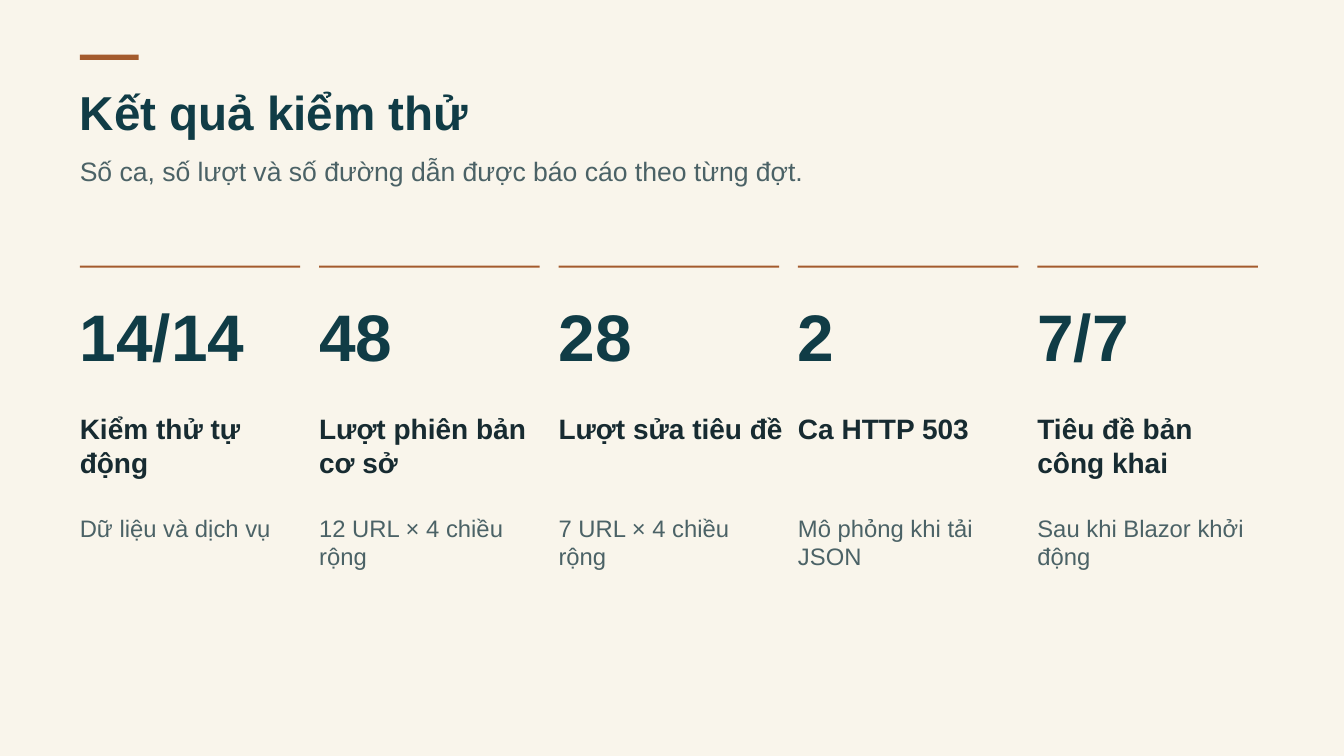
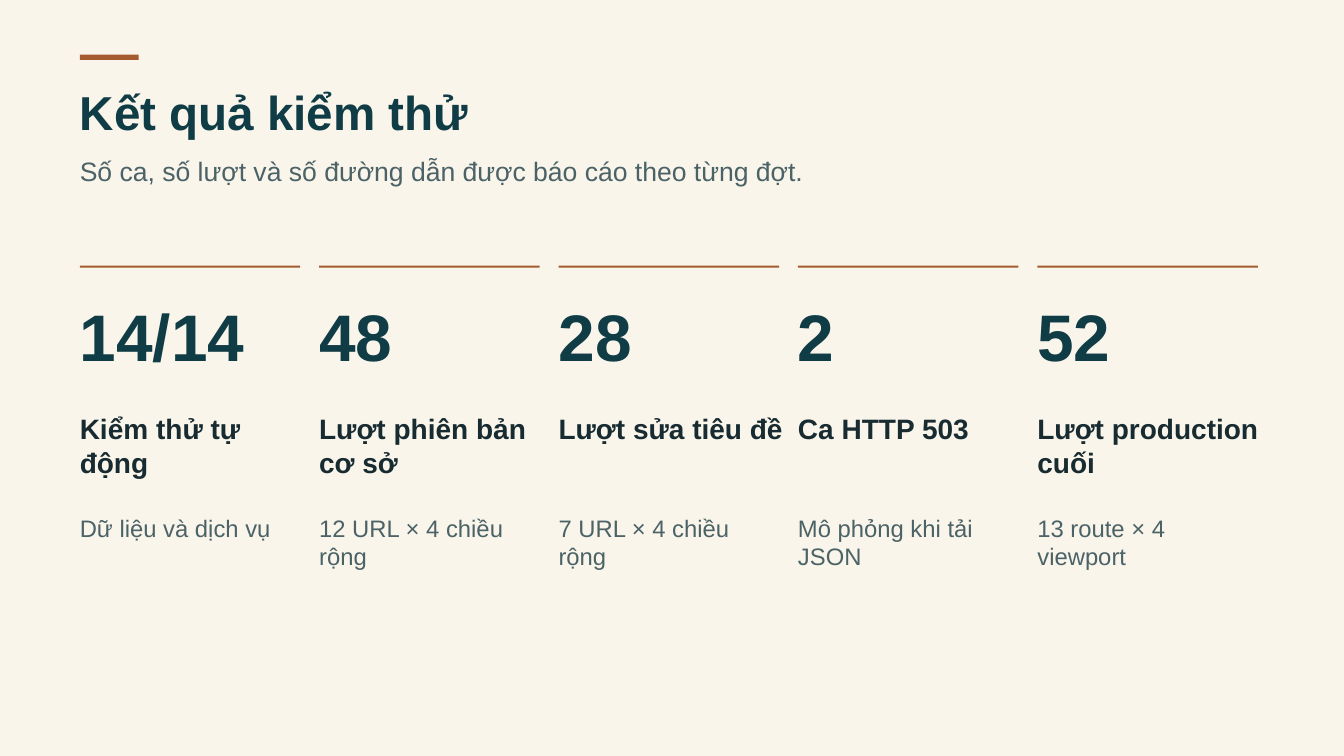
Before and after one commit to anhpham1504/ASPNET-DK25TTC5-lehien-BADONG, a slide deck: slide 12 of thesis/abs/BA-DONG-Coastal-Escape.pptx. Drawn at 1344x756 pixels with LibreOffice and Linux fonts; fonts in the diff are those of the drawing. Boxes give left, top, right and bottom in pixels: in the first picture for what was removed or moved away, otherwise in the second. Text is boxed around its words. In the diff, an @@ line names an element or a change of style, - is before the commit and + after.

```diff
--- a/thesis/abs/BA-DONG-Coastal-Escape.pptx
+++ b/thesis/abs/BA-DONG-Coastal-Escape.pptx
@@ text at (x1=1037, y1=315, x2=1110, y2=362): text changed @@
-7/7
+52
@@ text at (x1=1037, y1=418, x2=1258, y2=474): text changed @@
-Tiêu đề bản công khai
+Lượt production cuối
@@ text at (x1=1037, y1=520, x2=1165, y2=570): text changed @@
-Sau khi Blazor khởi động
+13 route × 4 viewport
```
Also in this commit, not shown: 7 other slides changed, 46 other files.
